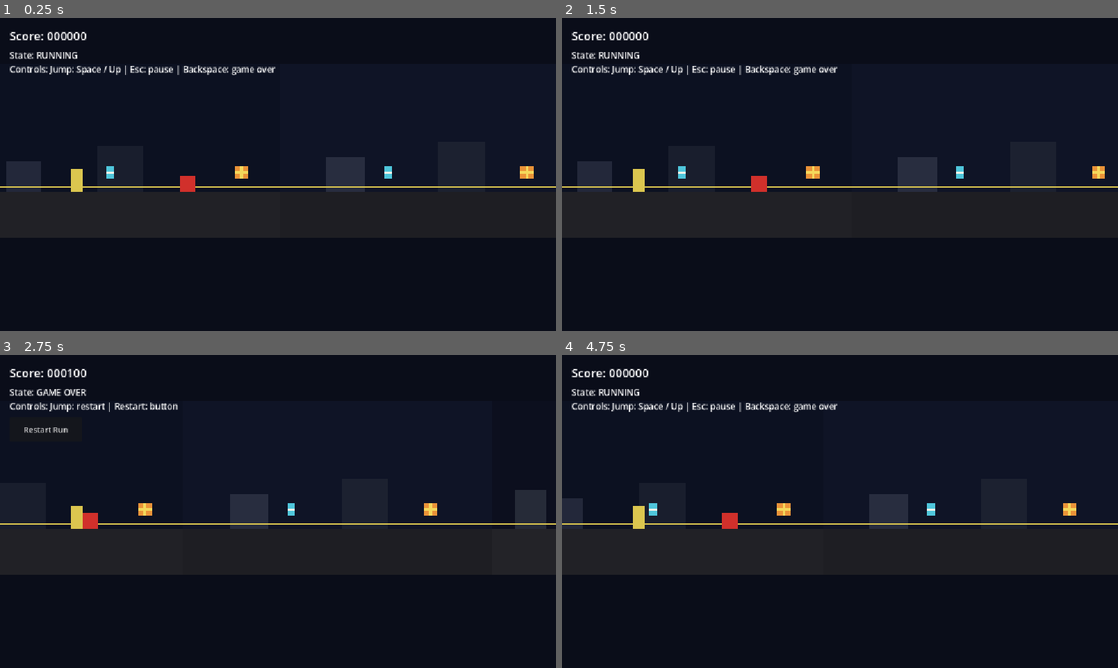
Above: before the commit, frames 1-4 (two rows, left to right).
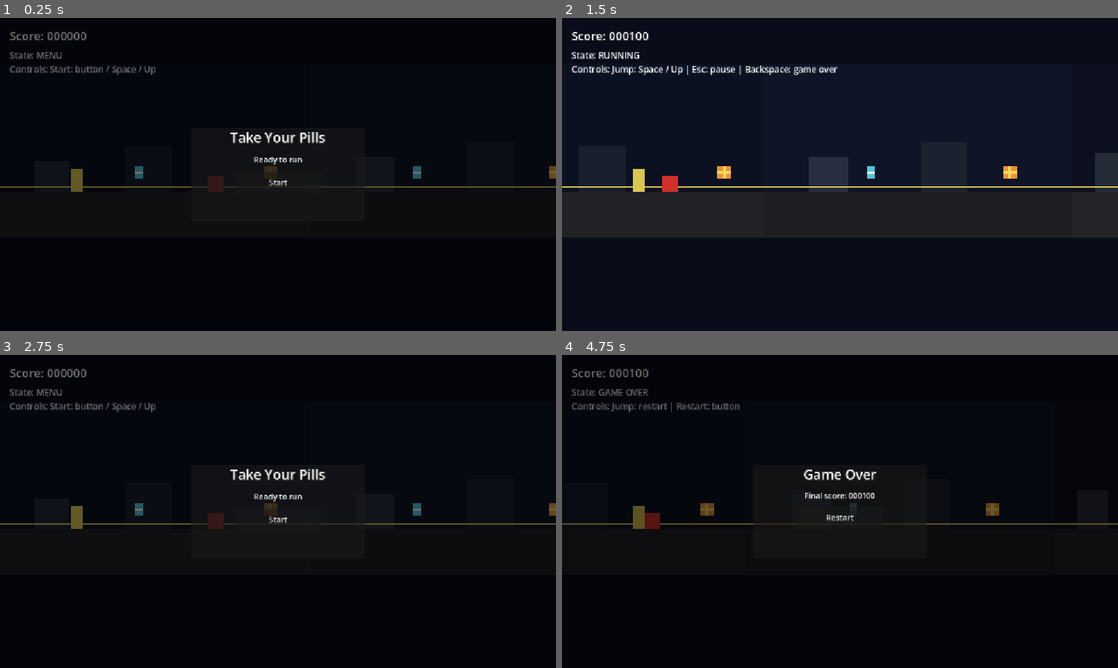
Above: after the commit, the same moments.

Repository: v-Kaefer/Take-Your-Pills
Game: Godot game, scene res://scenes/game/game.tscn
The game is run twice, just before and just after one commit, with the same random seed, the same clock (stepped at 60 frames per second) and the same inputs.
Inputs (mouse positions are in pixels of both pictures, inside the frame that each line leads up to):
- Up to frame 1 (0.25 s): no input
- Up to frame 2 (1.5 s): click (840, 180) at 0.5 s, where only the run after the commit has a clickable "Start"; click (606, 93) at 1.25 s, where only the run before the commit has a clickable "Restart Run"
- Up to frame 3 (2.75 s): click (278, 517) at 2 s, where only the run after the commit has a clickable "Restart"
- Up to frame 4 (4.75 s): click (606, 430) at 2.75 s, where only the run before the commit has a clickable "Restart Run"; click (840, 517) at 3.5 s, where only the run after the commit has a clickable "Start"; click (606, 430) at 4.25 s, where only the run before the commit has a clickable "Restart Run"

The runs differ from the first frame. In frame 1, 6.8% of the frame differs, in the area x 0-100%, y 4-56%; in frame 2, 2.0%; in frame 3, 5.8%; in frame 4, 10%.

Commit message:
feat: implement US-09 basic menus

Diff:
--- a/scenes/game/game.gd
+++ b/scenes/game/game.gd
@@ -3,14 +3,14 @@
 
 const DEFAULT_SCROLL_SPEED := 240.0
 
-enum GameState { RUNNING, PAUSED, GAME_OVER }
+enum GameState { MAIN_MENU, RUNNING, PAUSED, GAME_OVER }
 
 @onready var player: Player = $World/Player
 @onready var chunks: ChunkManager = $World/Chunks
 @onready var hud: GameHUD = $HUD
 @onready var collect_sfx_player: AudioStreamPlayer = $CollectSfxPlayer
 
-var current_state: GameState = GameState.RUNNING
+var current_state: GameState = GameState.MAIN_MENU
 var score: int = 0
 
 
@@ -18,10 +18,13 @@
 	_ensure_input_actions()
 	RunSignals.player_hit_obstacle.connect(_on_player_hit_obstacle)
 	RunSignals.collectable_collected.connect(_on_collectable_collected)
+	hud.connect_start(_on_start_button_pressed)
+	hud.connect_resume(_on_resume_button_pressed)
 	hud.connect_restart(_on_restart_button_pressed)
 	chunks.set_scroll_speed(DEFAULT_SCROLL_SPEED)
-	chunks.start_run()
-	player.start_run()
+	chunks.pause_run()
+	player.pause_run()
+	hud.show_main_menu()
 	_update_hud()
 
 
@@ -32,11 +35,16 @@
 		return
 
 	if event.is_action_pressed("game_over_debug"):
-		_set_game_over()
+		if current_state == GameState.RUNNING:
+			_set_game_over()
 		get_viewport().set_input_as_handled()
 		return
 
 	if event.is_action_pressed(player.jump_action_name):
+		if current_state == GameState.MAIN_MENU:
+			get_viewport().set_input_as_handled()
+			_start_run()
+			return
 		if current_state == GameState.GAME_OVER:
 			get_viewport().set_input_as_handled()
 			_restart_run()
@@ -48,18 +56,39 @@
 
 
 func _toggle_pause() -> void:
-	if current_state == GameState.GAME_OVER:
+	if current_state == GameState.MAIN_MENU or current_state == GameState.GAME_OVER:
 		return
 
 	if current_state == GameState.RUNNING:
 		current_state = GameState.PAUSED
 		chunks.pause_run()
 		player.pause_run()
+		hud.show_pause_menu()
 	else:
-		current_state = GameState.RUNNING
-		chunks.start_run()
-		player.start_run()
+		_resume_run()
 
+	_update_hud()
+
+
+func _start_run() -> void:
+	if current_state != GameState.MAIN_MENU:
+		return
+
+	current_state = GameState.RUNNING
+	hud.hide_menus()
+	chunks.start_run()
+	player.start_run()
+	_update_hud()
+
+
+func _resume_run() -> void:
+	if current_state != GameState.PAUSED:
+		return
+
+	current_state = GameState.RUNNING
+	hud.hide_menus()
+	chunks.start_run()
+	player.start_run()
 	_update_hud()
 
 
@@ -70,7 +99,7 @@
 	current_state = GameState.GAME_OVER
 	chunks.end_run()
 	player.end_run()
-	hud.show_game_over()
+	hud.show_game_over(score)
 	_update_hud()
 
 
@@ -87,6 +116,14 @@
 	_update_hud()
 
 
+func _on_start_button_pressed() -> void:
+	_start_run()
+
+
+func _on_resume_button_pressed() -> void:
+	_resume_run()
+
+
 func _on_restart_button_pressed() -> void:
 	_restart_run()
 
@@ -96,14 +133,20 @@
 
 
 func _update_hud() -> void:
-	var state_text := "RUNNING"
-	if current_state == GameState.PAUSED:
+	var state_text := "MENU"
+	if current_state == GameState.RUNNING:
+		state_text = "RUNNING"
+	elif current_state == GameState.PAUSED:
 		state_text = "PAUSED"
 	elif current_state == GameState.GAME_OVER:
 		state_text = "GAME OVER"
 
-	var control_note := "Jump: %s | Esc: pause | Backspace: game over" % _action_hints(player.jump_action_name)
-	if current_state == GameState.GAME_OVER:
+	var control_note := "Start: button / %s" % _action_hints(player.jump_action_name)
+	if current_state == GameState.RUNNING:
+		control_note = "Jump: %s | Esc: pause | Backspace: game over" % _action_hints(player.jump_action_name)
+	elif current_state == GameState.PAUSED:
+		control_note = "Resume: button / Esc | Restart: button"
+	elif current_state == GameState.GAME_OVER:
 		control_note = "Jump: restart | Restart: button"
 
 	hud.update_state(state_text, control_note)
--- a/scenes/game/hud.gd
+++ b/scenes/game/hud.gd
@@ -3,10 +3,17 @@
 
 @onready var state_label: Label = $MarginContainer/VBoxContainer/StateLabel
 @onready var score_label: Label = $MarginContainer/VBoxContainer/ScoreLabel
-@onready var restart_button: Button = $MarginContainer/VBoxContainer/RestartButton
+@onready var main_menu: Control = $MainMenu
+@onready var pause_menu: Control = $PauseMenu
+@onready var game_over_menu: Control = $GameOverMenu
+@onready var start_button: Button = $MainMenu/Panel/VBoxContainer/StartButton
+@onready var resume_button: Button = $PauseMenu/Panel/VBoxContainer/ResumeButton
+@onready var pause_restart_button: Button = $PauseMenu/Panel/VBoxContainer/RestartButton
+@onready var final_score_label: Label = $GameOverMenu/Panel/VBoxContainer/FinalScoreLabel
+@onready var game_over_restart_button: Button = $GameOverMenu/Panel/VBoxContainer/RestartButton
 
 func _ready() -> void:
-	restart_button.hide()
+	hide_menus()
 
 func update_state(state_text: String, control_note: String, extra_note: String = "") -> void:
 	if extra_note.is_empty():
@@ -17,11 +24,30 @@
 func update_score(score: int) -> void:
 	score_label.text = "Score: %06d" % score
 
-func show_game_over() -> void:
-	restart_button.show()
+func show_main_menu() -> void:
+	hide_menus()
+	main_menu.show()
 
-func hide_game_over() -> void:
-	restart_button.hide()
+func show_pause_menu() -> void:
+	hide_menus()
+	pause_menu.show()
+
+func show_game_over(score: int) -> void:
+	hide_menus()
+	final_score_label.text = "Final score: %06d" % score
+	game_over_menu.show()
+
+func hide_menus() -> void:
+	main_menu.hide()
+	pause_menu.hide()
+	game_over_menu.hide()
+
+func connect_start(callable: Callable) -> void:
+	start_button.pressed.connect(callable)
+
+func connect_resume(callable: Callable) -> void:
+	resume_button.pressed.connect(callable)
 
 func connect_restart(callable: Callable) -> void:
-	restart_button.pressed.connect(callable)
+	pause_restart_button.pressed.connect(callable)
+	game_over_restart_button.pressed.connect(callable)
--- a/scenes/game/hud.tscn
+++ b/scenes/game/hud.tscn
@@ -28,10 +28,154 @@
 [node name="StateLabel" type="Label" parent="MarginContainer/VBoxContainer"]
 layout_mode = 2
 theme_override_font_sizes/font_size = 18
-text = "State: RUNNING\nControls: Jump with Space / Up"
+text = "State: MENU\nControls: Start: button"
 
-[node name="RestartButton" type="Button" parent="MarginContainer/VBoxContainer"]
-custom_minimum_size = Vector2(150, 50)
+[node name="MainMenu" type="Control" parent="."]
+anchors_preset = 15
+anchor_right = 1.0
+anchor_bottom = 1.0
+grow_horizontal = 2
+grow_vertical = 2
+
+[node name="Shade" type="ColorRect" parent="MainMenu"]
+anchors_preset = 15
+anchor_right = 1.0
+anchor_bottom = 1.0
+grow_horizontal = 2
+grow_vertical = 2
+color = Color(0, 0, 0, 0.55)
+
+[node name="Panel" type="PanelContainer" parent="MainMenu"]
+anchors_preset = 8
+anchor_left = 0.5
+anchor_top = 0.5
+anchor_right = 0.5
+anchor_bottom = 0.5
+offset_left = -180.0
+offset_top = -96.0
+offset_right = 180.0
+offset_bottom = 96.0
+grow_horizontal = 2
+grow_vertical = 2
+
+[node name="VBoxContainer" type="VBoxContainer" parent="MainMenu/Panel"]
 layout_mode = 2
-size_flags_horizontal = 0
-text = "Restart Run"
+theme_override_constants/separation = 14
+
+[node name="TitleLabel" type="Label" parent="MainMenu/Panel/VBoxContainer"]
+layout_mode = 2
+theme_override_font_sizes/font_size = 28
+text = "Take Your Pills"
+horizontal_alignment = 1
+
+[node name="SubtitleLabel" type="Label" parent="MainMenu/Panel/VBoxContainer"]
+layout_mode = 2
+text = "Ready to run"
+horizontal_alignment = 1
+
+[node name="StartButton" type="Button" parent="MainMenu/Panel/VBoxContainer"]
+custom_minimum_size = Vector2(180, 44)
+layout_mode = 2
+size_flags_horizontal = 4
+text = "Start"
+
+[node name="PauseMenu" type="Control" parent="."]
+visible = false
+anchors_preset = 15
+anchor_right = 1.0
+anchor_bottom = 1.0
+grow_horizontal = 2
+grow_vertical = 2
+
+[node name="Shade" type="ColorRect" parent="PauseMenu"]
+anchors_preset = 15
+anchor_right = 1.0
+anchor_bottom = 1.0
+grow_horizontal = 2
+grow_vertical = 2
+color = Color(0, 0, 0, 0.45)
+
+[node name="Panel" type="PanelContainer" parent="PauseMenu"]
+anchors_preset = 8
+anchor_left = 0.5
+anchor_top = 0.5
+anchor_right = 0.5
+anchor_bottom = 0.5
+offset_left = -160.0
+offset_top = -86.0
+offset_right = 160.0
+offset_bottom = 86.0
+grow_horizontal = 2
+grow_vertical = 2
+
+[node name="VBoxContainer" type="VBoxContainer" parent="PauseMenu/Panel"]
+layout_mode = 2
+theme_override_constants/separation = 12
+
+[node name="TitleLabel" type="Label" parent="PauseMenu/Panel/VBoxContainer"]
+layout_mode = 2
+theme_override_font_sizes/font_size = 26
+text = "Paused"
+horizontal_alignment = 1
+
+[node name="ResumeButton" type="Button" parent="PauseMenu/Panel/VBoxContainer"]
+custom_minimum_size = Vector2(160, 42)
+layout_mode = 2
+size_flags_horizontal = 4
+text = "Resume"
+
+[node name="RestartButton" type="Button" parent="PauseMenu/Panel/VBoxContainer"]
+custom_minimum_size = Vector2(160, 42)
+layout_mode = 2
+size_flags_horizontal = 4
+text = "Restart"
+
+[node name="GameOverMenu" type="Control" parent="."]
+visible = false
+anchors_preset = 15
+anchor_right = 1.0
+anchor_bottom = 1.0
+grow_horizontal = 2
+grow_vertical = 2
+
+[node name="Shade" type="ColorRect" parent="GameOverMenu"]
+anchors_preset = 15
+anchor_right = 1.0
+anchor_bottom = 1.0
+grow_horizontal = 2
+grow_vertical = 2
+color = Color(0, 0, 0, 0.58)
+
+[node name="Panel" type="PanelContainer" parent="GameOverMenu"]
+anchors_preset = 8
+anchor_left = 0.5
+anchor_top = 0.5
+anchor_right = 0.5
+anchor_bottom = 0.5
+offset_left = -180.0
+offset_top = -96.0
+offset_right = 180.0
+offset_bottom = 96.0
+grow_horizontal = 2
+grow_vertical = 2
+
+[node name="VBoxContainer" type="VBoxContainer" parent="GameOverMenu/Panel"]
+layout_mode = 2
+theme_override_constants/separation = 12
+
+[node name="TitleLabel" type="Label" parent="GameOverMenu/Panel/VBoxContainer"]
+layout_mode = 2
+theme_override_font_sizes/font_size = 28
+text = "Game Over"
+horizontal_alignment = 1
+
+[node name="FinalScoreLabel" type="Label" parent="GameOverMenu/Panel/VBoxContainer"]
+layout_mode = 2
+text = "Final score: 000000"
+horizontal_alignment = 1
+
+[node name="RestartButton" type="Button" parent="GameOverMenu/Panel/VBoxContainer"]
+custom_minimum_size = Vector2(180, 44)
+layout_mode = 2
+size_flags_horizontal = 4
+text = "Restart"
